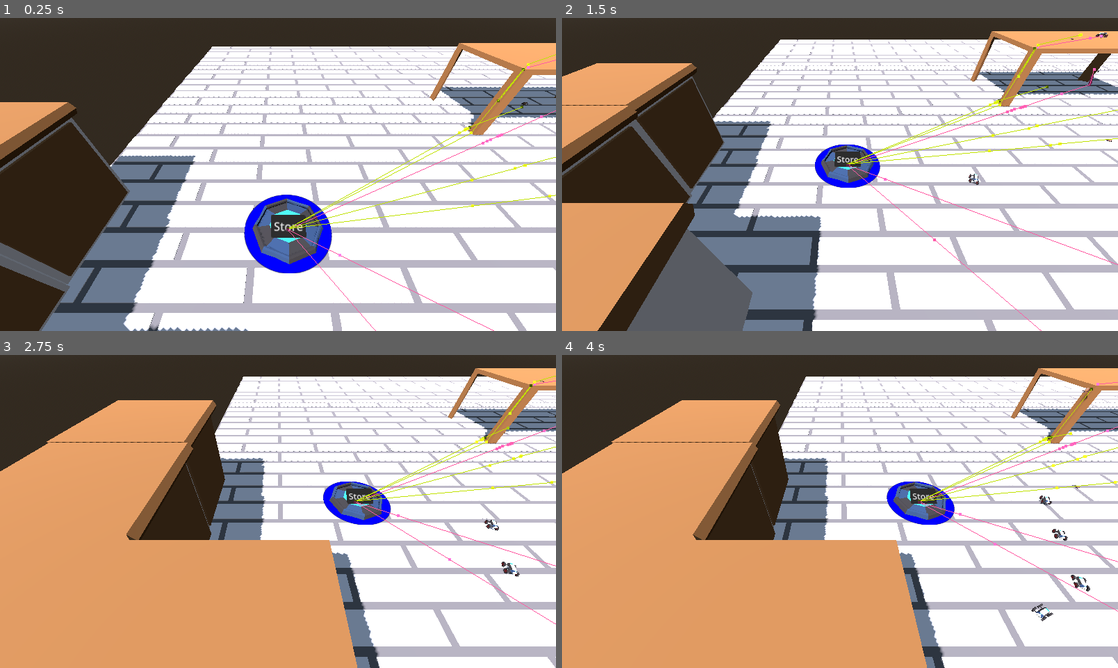
Above: before the commit, frames 1-4 (two rows, left to right).
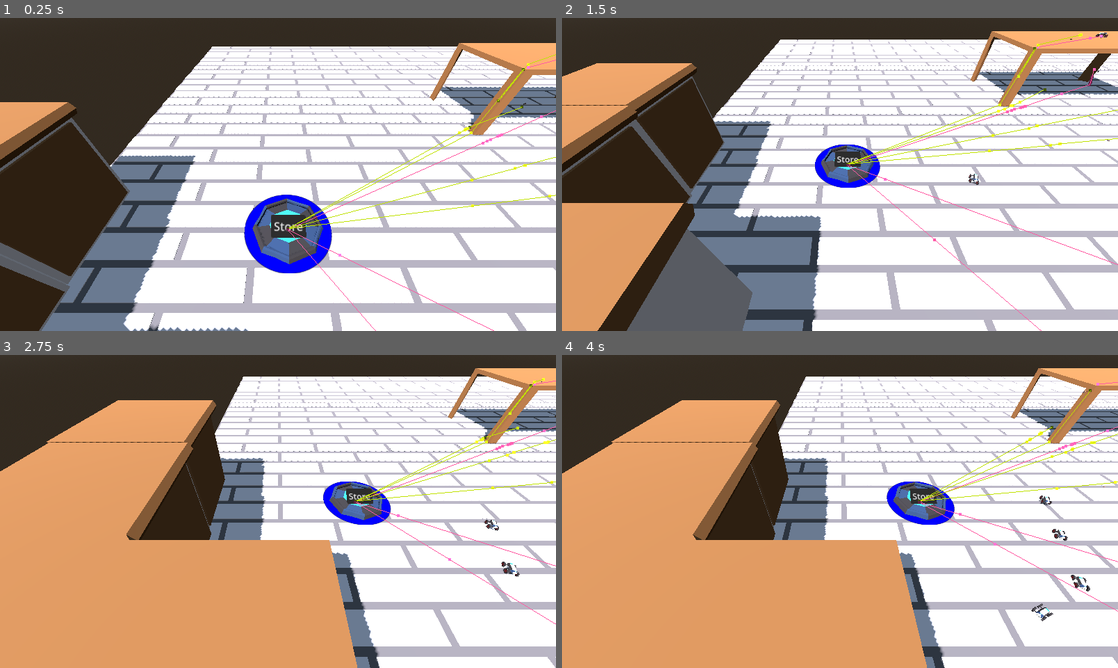
Above: after the commit, the same moments.

Repository: Degenerate-Games/psgamejam16
Game: Godot game, scene res://scenes/room.tscn
The game is run twice, just before and just after one commit, with the same random seed, the same clock (stepped at 60 frames per second) and the same inputs.
Inputs (mouse positions are in pixels of both pictures, inside the frame that each line leads up to):
- Up to frame 1 (0.25 s): no input
- Up to frame 2 (1.5 s): move the mouse to (962, 158) at 0.52 s; hold S (camera_backward) 0.53-1.25 s; click (962, 158) at 0.67 s; drag from (728, 190) to (812, 237) at 1.27 s
- Up to frame 3 (2.75 s): move the mouse to (333, 442) at 2.02 s; hold A (camera_left) from 2.03 s (still down); click (333, 442) at 2.17 s
- Up to frame 4 (4 s): release A (camera_left) at 2.75 s; drag from (812, 574) to (673, 464) at 2.77 s; move the mouse to (1006, 558) at 3.52 s; hold Right mouse button (camera_rotate) from 3.53 s (still down); click (1006, 558) at 3.67 s

The runs differ from the first frame. In frame 1, less than 0.1% of the frame differs, in the area x 93-95%, y 26-28%; in frame 2, 0.2%; in frame 3, 0.2%; in frame 4, 0.4%, in the area x 64-100%, y 10-52%.
Error in both runs: Invalid access to property or key 'global_transform' on a base object of type 'Nil'. (res://scripts/pestBug.gd:13)

Commit message:
Rescale pest

Diff:
--- a/PestWars/scenes/units/enemy/pestBug.tscn
+++ b/PestWars/scenes/units/enemy/pestBug.tscn
@@ -1,9 +1,10 @@
-[gd_scene load_steps=16 format=4 uid="uid://bcdl5v6f1hbfc"]
+[gd_scene load_steps=17 format=4 uid="uid://bcdl5v6f1hbfc"]
 
 [ext_resource type="Material" uid="uid://dvahnnurtg7d3" path="res://materials/pestMat.tres" id="1_fi3jw"]
 [ext_resource type="Script" path="res://scripts/pestBug.gd" id="1_gbtt4"]
 [ext_resource type="ArrayMesh" uid="uid://b0yebhukq717b" path="res://models/pestBug.obj" id="2_btosb"]
 [ext_resource type="PackedScene" uid="uid://se4ly6mxjy50" path="res://scenes/components/hurtbox_component.tscn" id="4_ed5si"]
+[ext_resource type="PackedScene" uid="uid://depxcta6m3q5o" path="res://scenes/components/speed_component.tscn" id="5_5f41a"]
 
 [sub_resource type="ConvexPolygonShape3D" id="ConvexPolygonShape3D_0c103"]
 points = PackedVector3Array(-1.00039, 0.337958, -1, -1.00039, 0.550094, -0.707126, 0.999638, 0.337958, -1, -1.00039, 0. …(1687 unchanged characters)…
@@ -61,25 +62,26 @@
 data = PackedVector3Array(0, -1, -0.1, 0.2283, 0, -0.0742, 0, 0, -0.24, 0, -1, -0.1, 0.0951, -1, -0.0309, 0.2283, 0, -0 …(1946 unchanged characters)…
 
 [sub_resource type="BoxShape3D" id="BoxShape3D_gnt45"]
-size = Vector3(2, 1, 5.5)
+size = Vector3(1.56227, 1.71057, 2.8584)
 
-[node name="PestBug" type="CharacterBody3D"]
+[node name="PestBug" type="CharacterBody3D" node_paths=PackedStringArray("speed_component")]
 transform = Transform3D(0.25, 0, 0, 0, 0.25, 0, 0, 0, 0.25, 0, 0, 0)
 collision_layer = 4
 collision_mask = 43
 script = ExtResource("1_gbtt4")
+speed_component = NodePath("SpeedComponent")
 
 [node name="BugColliderr" type="CollisionShape3D" parent="."]
-transform = Transform3D(-4.37114e-08, 0, -1, 0, 1, 0, 1, 0, -4.37114e-08, 0, 0, 0)
+transform = Transform3D(-2.18557e-08, 0, -0.5, 0, 0.5, 0, 0.5, 0, -2.18557e-08, 0, 0, 0)
 shape = SubResource("ConvexPolygonShape3D_0c103")
 
 [node name="BugBody" type="MeshInstance3D" parent="."]
-transform = Transform3D(-4.37114e-08, 0, -1, 0, 1, 0, 1, 0, -4.37114e-08, 0, 0, 0)
+transform = Transform3D(-2.18557e-08, 0, -0.5, 0, 0.5, 0, 0.5, 0, -2.18557e-08, 0, 0, 0)
 material_override = ExtResource("1_fi3jw")
 mesh = ExtResource("2_btosb")
 
 [node name="LegML" type="MeshInstance3D" parent="."]
-transform = Transform3D(0.0015806, -0.905567, 0.424199, 0.000740387, -0.424199, -0.905569, 0.999998, 0.00174541, -1.85423e-08, -1, 0, 0)
+transform = Transform3D(0.0007903, -0.452783, 0.2121, 0.000370194, -0.2121, -0.452784, 0.499999, 0.000872707, -9.27119e-09, -0.6, 0, 0)
 material_override = ExtResource("1_fi3jw")
 mesh = SubResource("ArrayMesh_0mj5a")
 skeleton = NodePath("")
@@ -92,7 +94,7 @@
 shape = SubResource("ConcavePolygonShape3D_i5e5d")
 
 [node name="LegFL" type="MeshInstance3D" parent="."]
-transform = Transform3D(-4.37114e-08, -0.903335, 0.428935, 0, -0.428935, -0.903335, 1, -3.9486e-08, 1.87493e-08, -1, 0, -1)
+transform = Transform3D(-1.05949e-07, -0.451667, 0.214468, -3.23838e-08, -0.214468, -0.451667, 0.5, -1.09598e-07, 1.61919e-08, -0.6, 0, -0.6)
 material_override = ExtResource("1_fi3jw")
 mesh = SubResource("ArrayMesh_0mj5a")
 skeleton = NodePath("")
@@ -105,7 +107,7 @@
 shape = SubResource("ConcavePolygonShape3D_ph0tg")
 
 [node name="LegRL" type="MeshInstance3D" parent="."]
-transform = Transform3D(-4.37114e-08, -0.906308, 0.422618, 0, -0.422618, -0.906308, 1, -3.9616e-08, 1.84732e-08, -1, 0, 1)
+transform = Transform3D(-1.06173e-07, -0.453154, 0.211309, -3.19068e-08, -0.211309, -0.453154, 0.5, -1.0971e-07, 1.59534e-08, -0.6, 0, 0.6)
 material_override = ExtResource("1_fi3jw")
 mesh = SubResource("ArrayMesh_0mj5a")
 skeleton = NodePath("")
@@ -118,7 +120,7 @@
 shape = SubResource("ConcavePolygonShape3D_3g88y")
 
 [node name="LegMR" type="MeshInstance3D" parent="."]
-transform = Transform3D(1.22943e-07, 0.906308, -0.422618, -3.69465e-08, -0.422618, -0.906308, -1, 1.27039e-07, -1.84732e-08, 1, 0, 0)
+transform = Transform3D(9.028e-08, 0.453154, -0.211309, -3.19068e-08, -0.211309, -0.453154, -0.5, 9.53059e-08, -9.23662e-09, 0.6, 0, 0)
 material_override = ExtResource("1_fi3jw")
 mesh = SubResource("ArrayMesh_0mj5a")
 skeleton = NodePath("")
@@ -131,7 +133,7 @@
 shape = SubResource("ConcavePolygonShape3D_4gwuo")
 
 [node name="LegRR" type="MeshInstance3D" parent="."]
-transform = Transform3D(1.22943e-07, 0.906308, -0.422618, -3.69465e-08, -0.422618, -0.906308, -1, 1.27039e-07, -1.84732e-08, 1, 0, 1)
+transform = Transform3D(9.028e-08, 0.453154, -0.211309, -3.19068e-08, -0.211309, -0.453154, -0.5, 9.53059e-08, -9.23662e-09, 0.6, 0, 0.6)
 material_override = ExtResource("1_fi3jw")
 mesh = SubResource("ArrayMesh_0mj5a")
 skeleton = NodePath("")
@@ -144,7 +146,7 @@
 shape = SubResource("ConcavePolygonShape3D_hu8ji")
 
 [node name="LegFR" type="MeshInstance3D" parent="."]
-transform = Transform3D(1.22943e-07, 0.906308, -0.422618, -3.69465e-08, -0.422618, -0.906308, -1, 1.27039e-07, -1.84732e-08, 1, 0, -1)
+transform = Transform3D(9.028e-08, 0.453154, -0.211309, -3.19068e-08, -0.211309, -0.453154, -0.5, 9.53059e-08, -9.23662e-09, 0.6, 0, -0.6)
 material_override = ExtResource("1_fi3jw")
 mesh = SubResource("ArrayMesh_0mj5a")
 skeleton = NodePath("")
@@ -171,7 +173,10 @@
 collision_mask = 8
 
 [node name="CollisionShape3D" type="CollisionShape3D" parent="HurtboxComponent"]
-transform = Transform3D(1, 0, 0, 0, 1, 0, 0, 0, 1, 0, 0.344787, -0.453308)
+transform = Transform3D(1, 0, 0, 0, 1, 0, 0, 0, 1, 0.0114357, 0.310424, -0.21991)
 shape = SubResource("BoxShape3D_gnt45")
 
+[node name="SpeedComponent" parent="." instance=ExtResource("5_5f41a")]
+base_speed = 15.0
+
 [connection signal="target_reached" from="NavigationAgent3D" to="." method="_on_navigation_agent_3d_navigation_finished"]
